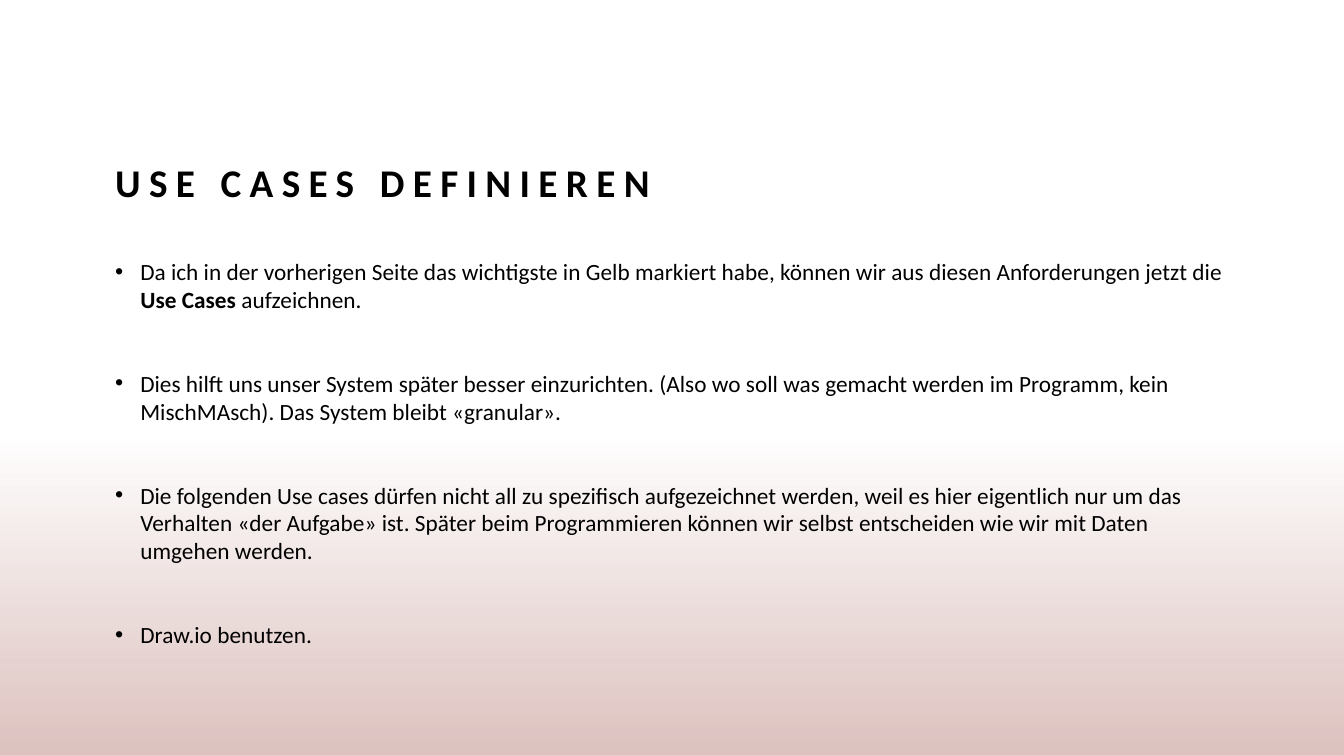
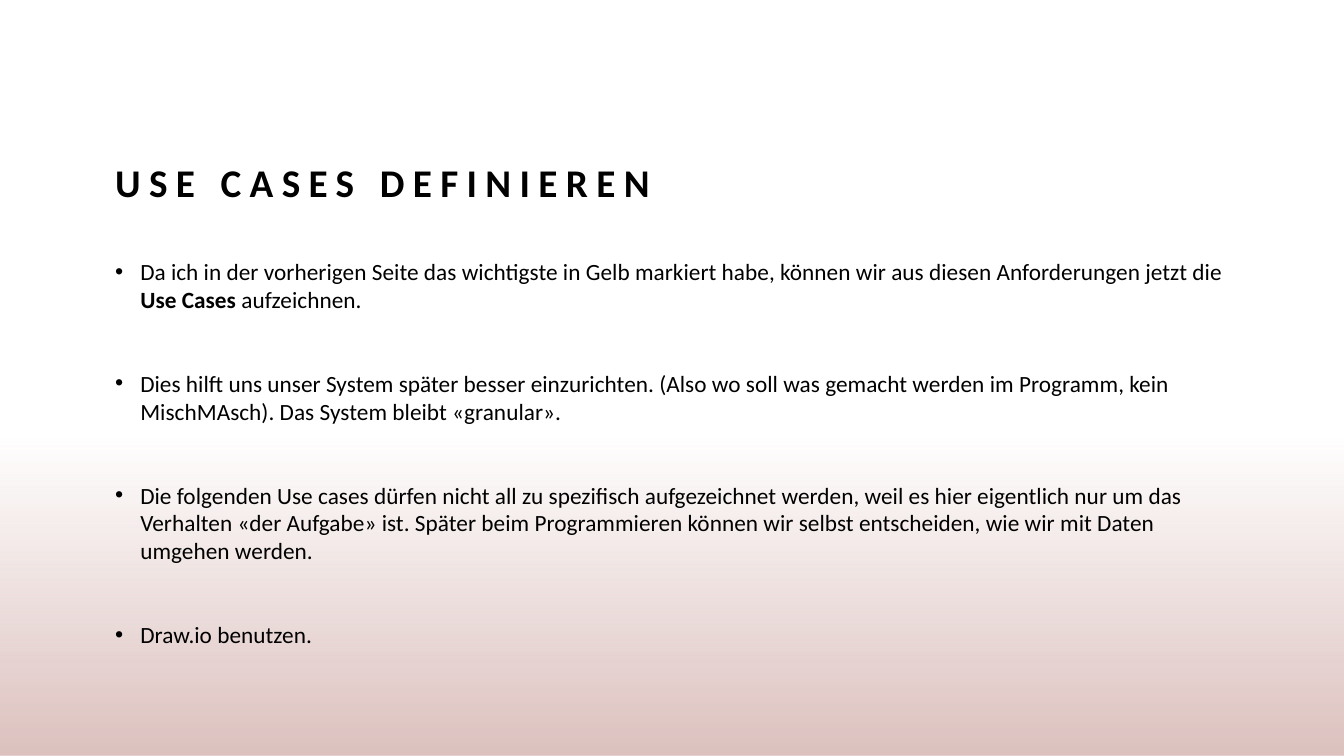
Before and after one commit to HollowWeb/Modul223-Backend, a slide deck: slide 3 of Modul-223-Backend/Project Specification/System-Design/Wyzen_System-design_Guide.pptx. Drawn at 1344x756 pixels with LibreOffice and Linux fonts; fonts in the diff are those of the drawing. Boxes give left, top, right and bottom in pixels: in the first picture for what was removed or moved away, otherwise in the second. Text is boxed around its words. In the diff, an @@ line names an element or a change of style, - is before the commit and + after.

Commit message:
Adds some more use cases in pptx. Adds some use cases in draw.io file Adds API design (example form chatgpt).

```diff
--- a/Modul-223-Backend/Project Specification/System-Design/Wyzen_System-design_Guide.pptx
+++ b/Modul-223-Backend/Project Specification/System-Design/Wyzen_System-design_Guide.pptx
@@ text at [140,488,1182,563]: text changed @@
-• Die folgenden Use cases dürfen nicht all zu spezifisch aufgezeichnet werden, weil es hier eigentlich nur um das Verhalten «der Aufgabe» ist. Später beim Programmieren können wir selbst entscheiden wie wir mit Daten umgehen werden.
+• Die folgenden Use cases dürfen nicht all zu spezifisch aufgezeichnet werden, weil es hier eigentlich nur um das Verhalten «der Aufgabe» ist. Später beim Programmieren können wir selbst entscheiden, wie wir mit Daten umgehen werden.
```
Also in this commit, not shown: 1 other slide changed, 1 other file.
